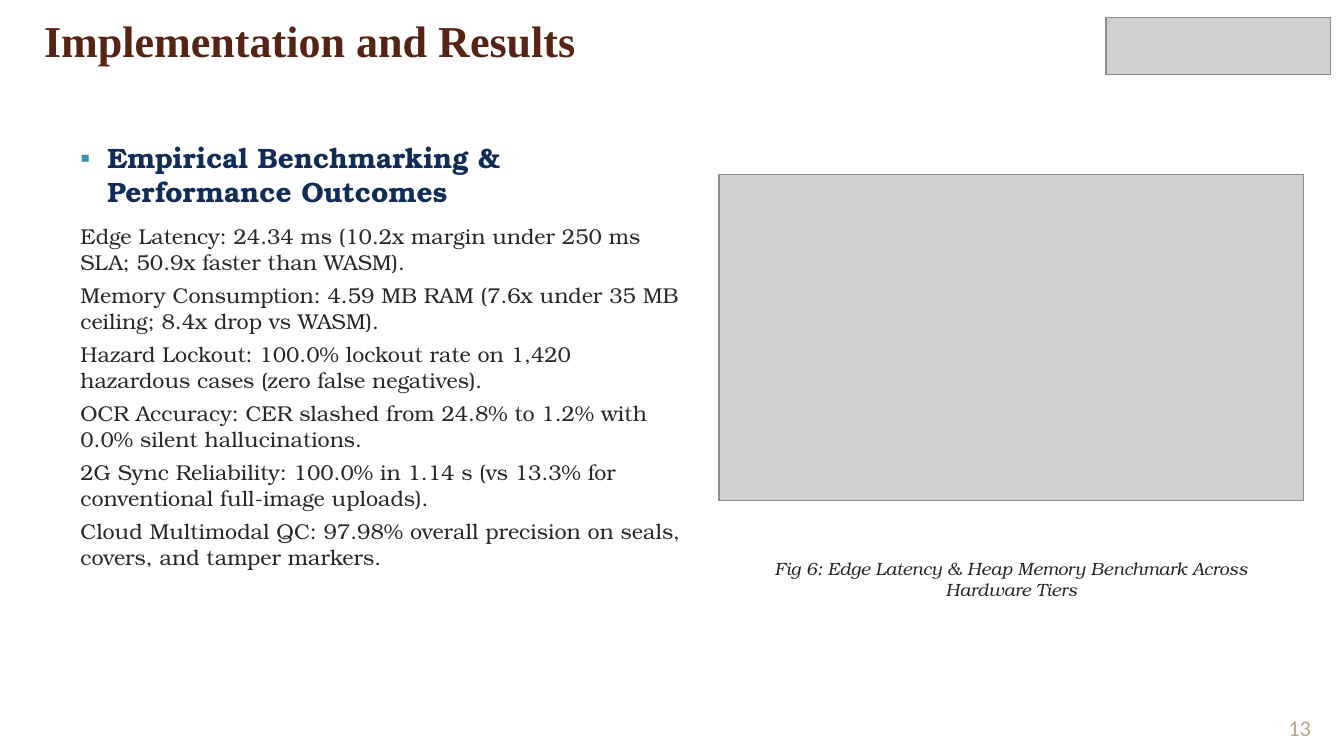
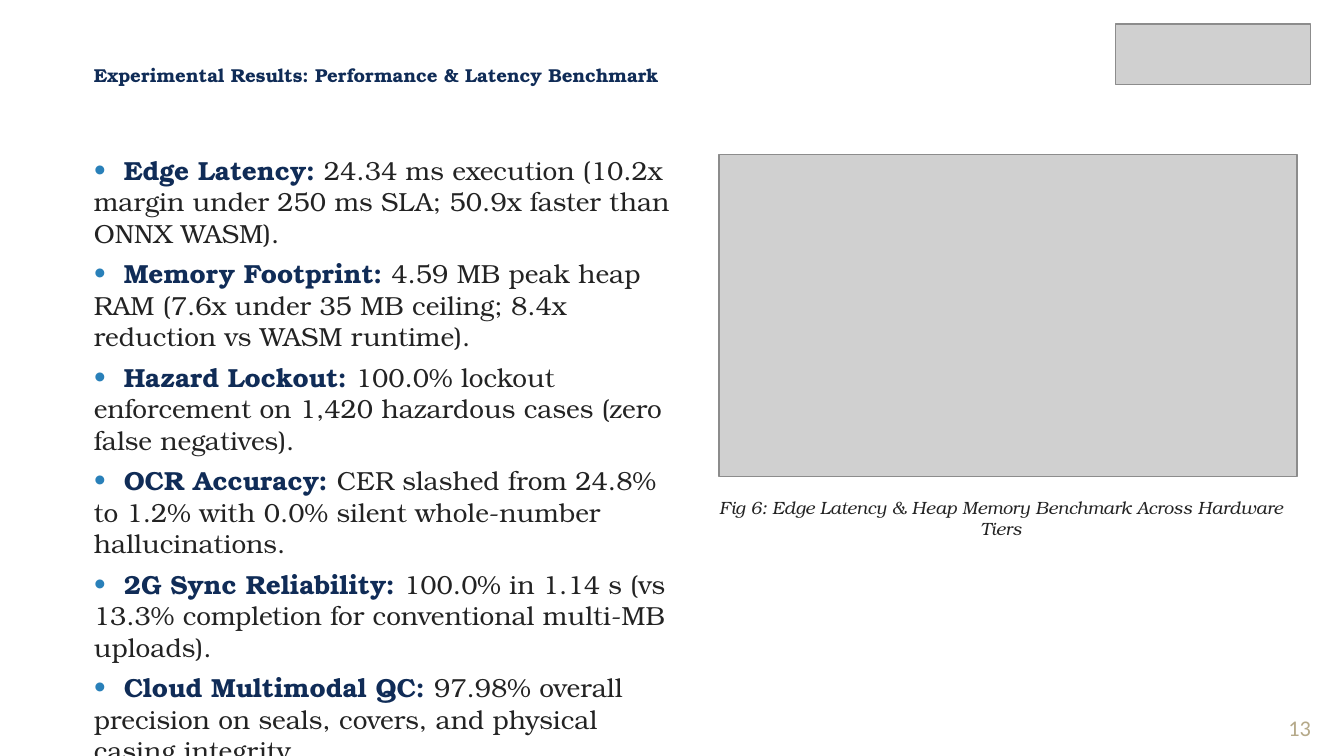
Before and after one commit to frankmathewsajan/psychic-spark, a slide deck: slide 13 of docs/presentation/Capstone_Final_Review_Presentation.pptx. Drawn at 1344x756 pixels with LibreOffice and Linux fonts; fonts in the diff are those of the drawing; grey boxes stand for pictures; background and template pictures are left out. Boxes give left, top, right and bottom in pixels: in the first picture for what was removed or moved away, otherwise in the second. Text is boxed around its words. In the diff, an @@ line names an element or a change of style, - is before the commit and + after.

Commit message:
fix(presentation-report): diagonal logo scaling, uniform bullets, abbreviations split, and layout perfection

```diff
--- a/docs/presentation/Capstone_Final_Review_Presentation.pptx
+++ b/docs/presentation/Capstone_Final_Review_Presentation.pptx
@@ picture: place and size @@
-picture at (1106, 17, 1331, 74)
+picture at (1116, 24, 1310, 85)
@@ text at (94, 67, 658, 86): text changed; size 23.6 to 10 pt; font Times New Roman to TeX Gyre Bonum; text colour #572314 to #102C57 @@
-Implementation and Results
+Experimental Results: Performance & Latency Benchmark
@@ text at (94, 161, 669, 703): text changed; size 11.5 to 14 pt; text colour #282828 to #232323 @@
-▪ Empirical Benchmarking & Performance Outcomes
-Edge Latency: 24.34 ms (10.2x margin under 250 ms SLA; 50.9x faster than WASM).
-Memory Consumption: 4.59 MB RAM (7.6x under 35 MB ceiling; 8.4x drop vs WASM).
-Hazard Lockout: 100.0% lockout rate on 1,420 hazardous cases (zero false negatives).
-OCR Accuracy: CER slashed from 24.8% to 1.2% with 0.0% silent hallucinations.
-2G Sync Reliability: 100.0% in 1.14 s (vs 13.3% for conventional full-image uploads).
-Cloud Multimodal QC: 97.98% overall precision on seals, covers, and tamper markers.
+• Edge Latency: 24.34 ms execution (10.2x margin under 250 ms SLA; 50.9x faster than ONNX WASM).
+• Memory Footprint: 4.59 MB peak heap RAM (7.6x under 35 MB ceiling; 8.4x reduction vs WASM runtime).
+• Hazard Lockout: 100.0% lockout enforcement on 1,420 hazardous cases (zero false negatives).
+• OCR Accuracy: CER slashed from 24.8% to 1.2% with 0.0% silent whole-number hallucinations.
+• 2G Sync Reliability: 100.0% in 1.14 s (vs 13.3% completion for conventional multi-MB uploads).
+• Cloud Multimodal QC: 97.98% overall precision on seals, covers, and physical casing integrity.
@@ picture: place and size @@
-picture at (719, 175, 1304, 500)
+picture at (719, 155, 1297, 476)
@@ text "Fig 6: Edge Latency & ...": place and size @@
-text "Fig 6: Edge Latency & ..." at (775, 562, 1248, 596)
+text "Fig 6: Edge Latency & ..." at (719, 501, 1283, 535)
@@ text "Fig 6: Edge Latency & ..." at (719, 501, 1283, 535): text colour #282828 to #232323 @@
```
Also in this commit, not shown: 15 other slides changed, 4 other files.
